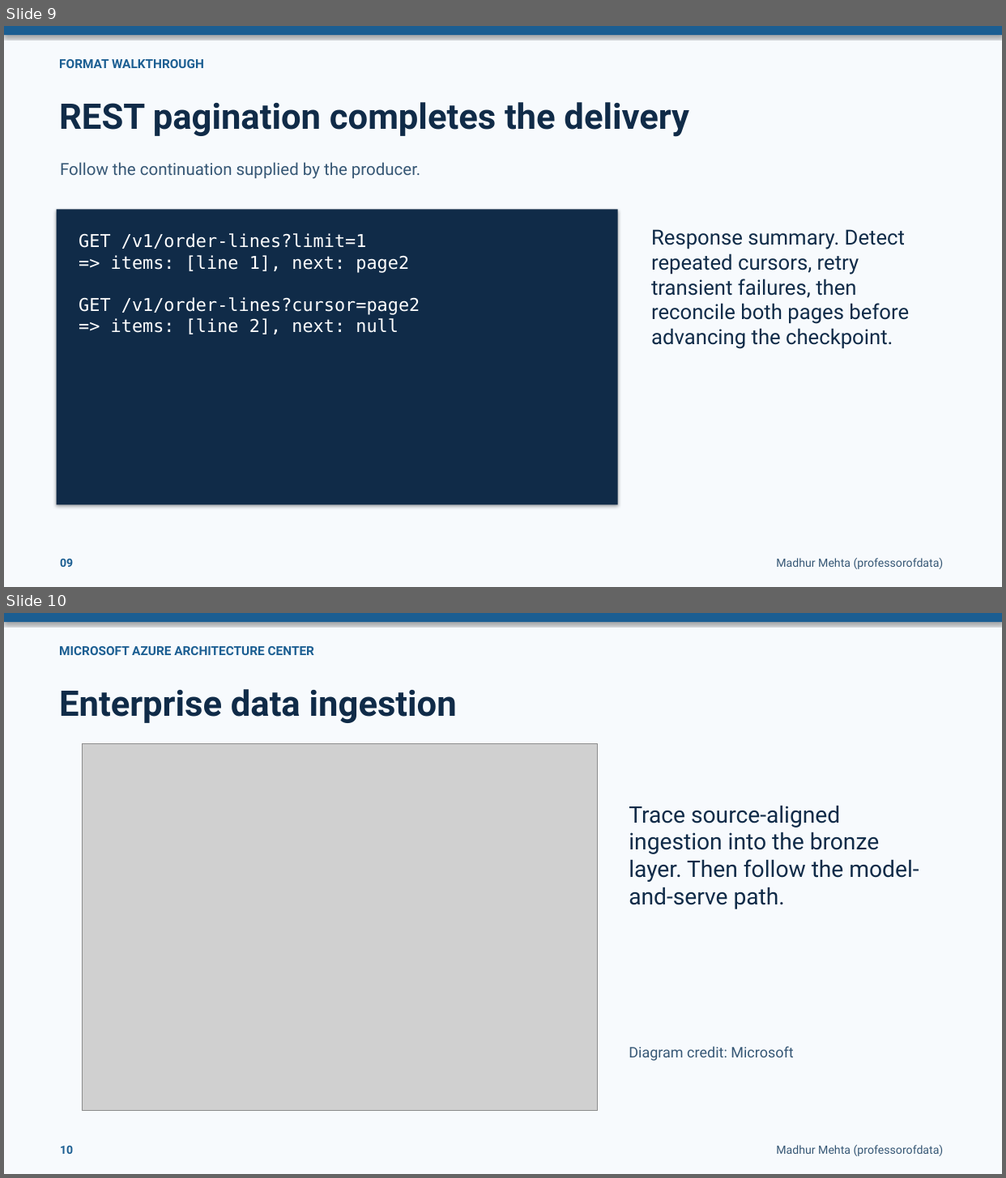
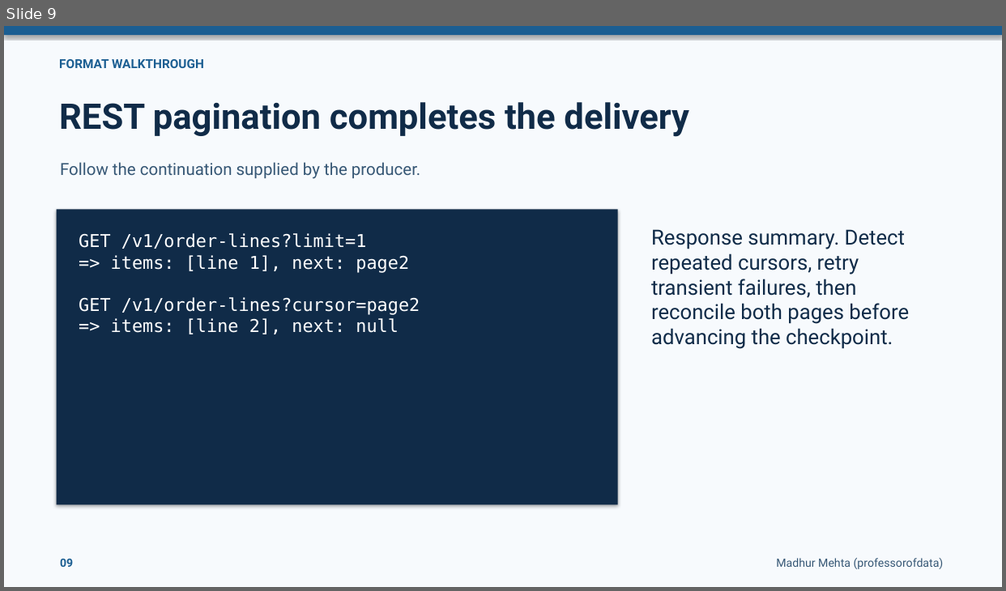
Before and after one commit to Techskills-Aus/azure-data-engineering, a slide deck: 01-data-engineering-foundations/03-data-sources-formats-and-apis/slides/Data Sources, Formats and APIs.pptx. Shown one above the other, each under a label of ours: slides 9 and 10 before the commit, slide 9 after it. The pictures are 1006x1178 and 1006x591 pixels, drawn with LibreOffice and Linux fonts; fonts in the diff are those of the drawing; grey boxes stand for pictures. Boxes give left, top, right and bottom in pixels: in the first picture for what was removed or moved away, otherwise in the second. Text is boxed around its words. In the diff, an @@ line names an element or a change of style, - is before the commit and + after.

Commit message:
Keep Day 03 focused on source and format examples

```diff
--- a/01-data-engineering-foundations/03-data-sources-formats-and-apis/slides/Data Sources, Formats and APIs.pptx
+++ b/01-data-engineering-foundations/03-data-sources-formats-and-apis/slides/Data Sources, Formats and APIs.pptx
@@ slide 10 removed at [4, 613, 1002, 1174], background #FFFFFF @@
@@ rectangle removed at [4, 613, 1002, 1174] @@
@@ rectangle removed at [4, 613, 1002, 622] @@
@@ text removed at [59, 646, 314, 655] @@
-MICROSOFT AZURE ARCHITECTURE CENTER
@@ text removed at [59, 689, 457, 723] @@
-Enterprise data ingestion
@@ picture removed at [82, 744, 598, 1111] @@
@@ text removed at [629, 806, 918, 909] @@
-Trace source-aligned ingestion into the bronze layer. Then follow the model-and-serve path.
@@ text removed at [629, 1046, 793, 1061] @@
-Diagram credit: Microsoft
@@ text removed at [60, 1146, 73, 1154] @@
-10
@@ text removed at [776, 1145, 944, 1157] @@
-Madhur Mehta (professorofdata)
```
Also in this commit, not shown: 3 slides changed, 3 other files.
